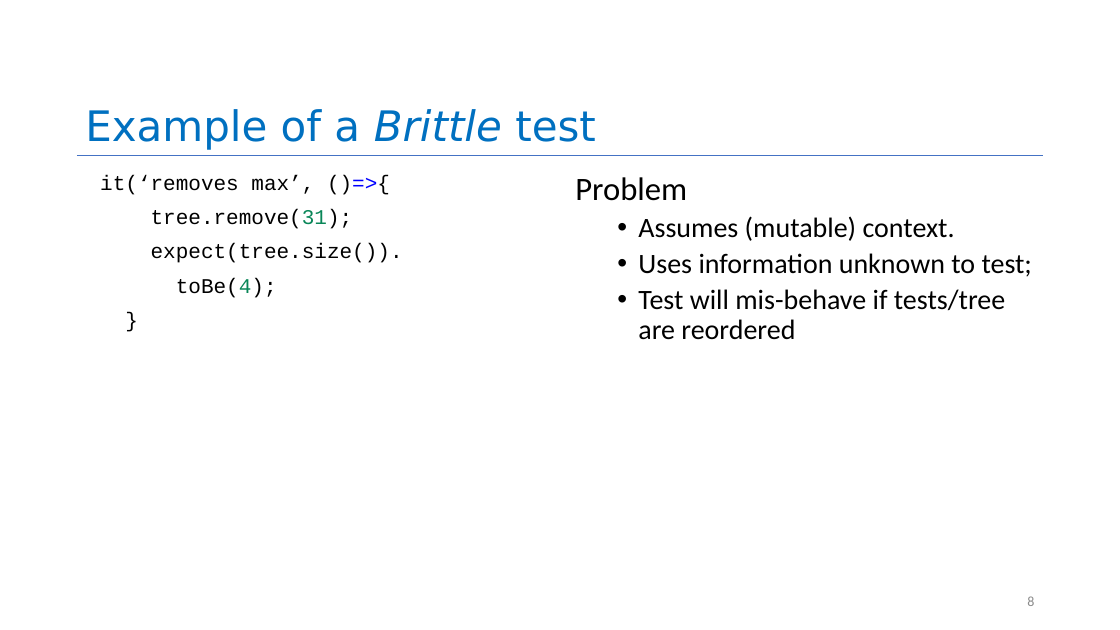
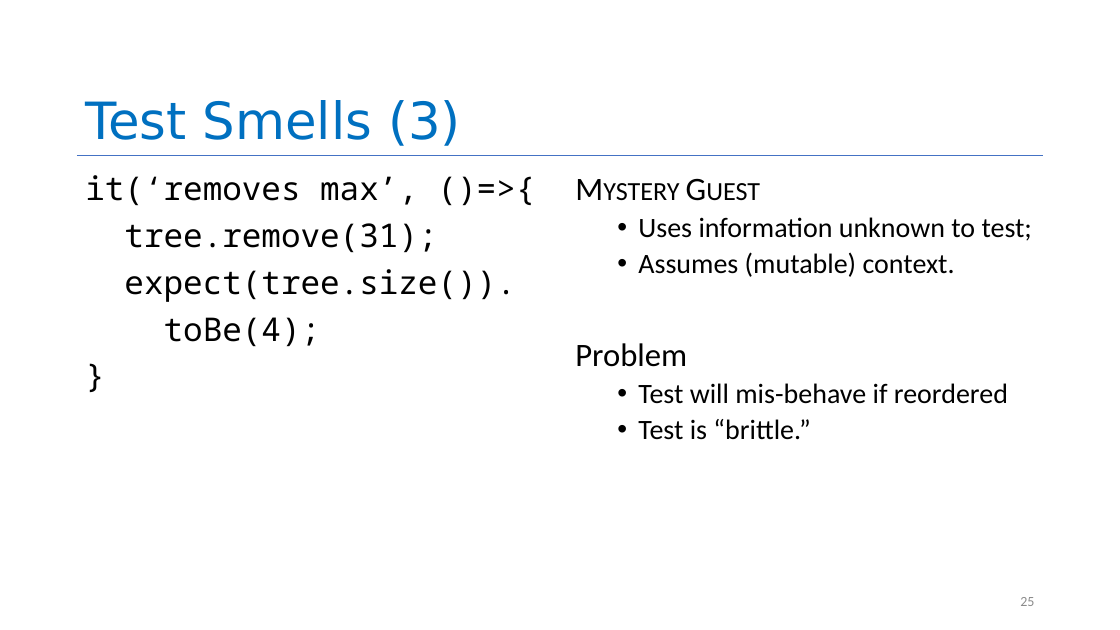
Before and after one commit to neu-se/CS4530-Spring-2022, a slide deck: slide 25 of Slides/Lesson 5.2 Evaluating Tests.pptx (slide 8 before the commit). Drawn at 1120x630 pixels with LibreOffice and Linux fonts; fonts in the diff are those of the drawing. Boxes give left, top, right and bottom in pixels: in the first picture for what was removed or moved away, otherwise in the second. Text is boxed around its words. In the diff, an @@ line names an element or a change of style, - is before the commit and + after.

```diff
--- a/Slides/Lesson 5.2 Evaluating Tests.pptx
+++ b/Slides/Lesson 5.2 Evaluating Tests.pptx
@@ title at (x1=85, y1=100, x2=461, y2=146): text changed; size 36 to 44 pt @@
-Example of a Brittle test
+Test Smells (3)
@@ text "it(‘removes max’, ()=>{" moved from (x1=100, y1=175, x2=403, y2=298) to (x1=85, y1=175, x2=515, y2=347) @@
@@ text "it(‘removes max’, ()=>{" at (x1=85, y1=175, x2=515, y2=347): size 18 to 28 pt, font Courier New to Noto Sans Mono; text colour #0000FF to #000000 in "()=>{"; text colour #098658 to #000000 in "tree.remove(31);", "toBe(4);" @@
@@ text at (x1=638, y1=217, x2=1032, y2=277): paragraphs added @@
+Mystery Guest
+  • Uses information unknown to test;
+  • Assumes (mutable) context.
@@ text at (x1=638, y1=383, x2=1008, y2=440): text changed @@
-  • Assumes (mutable) context.
-  • Uses information unknown to test;
-  • Test will mis-behave if tests/tree are reordered
+  • Test will mis-behave if reordered
+  • Test is “brittle.”
@@ page number at (x1=1020, y1=597, x2=1034, y2=606): text changed @@
-8
+25
```
Also in this commit, not shown: 16 other slides changed, 7 slides added, 14 slides removed, 1 other file.
